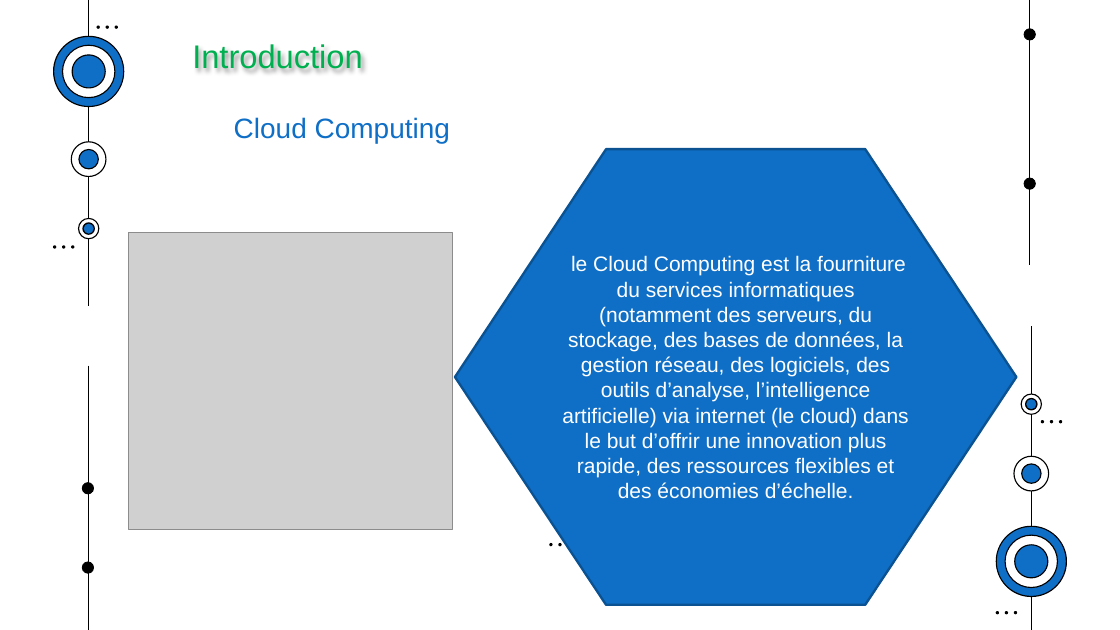
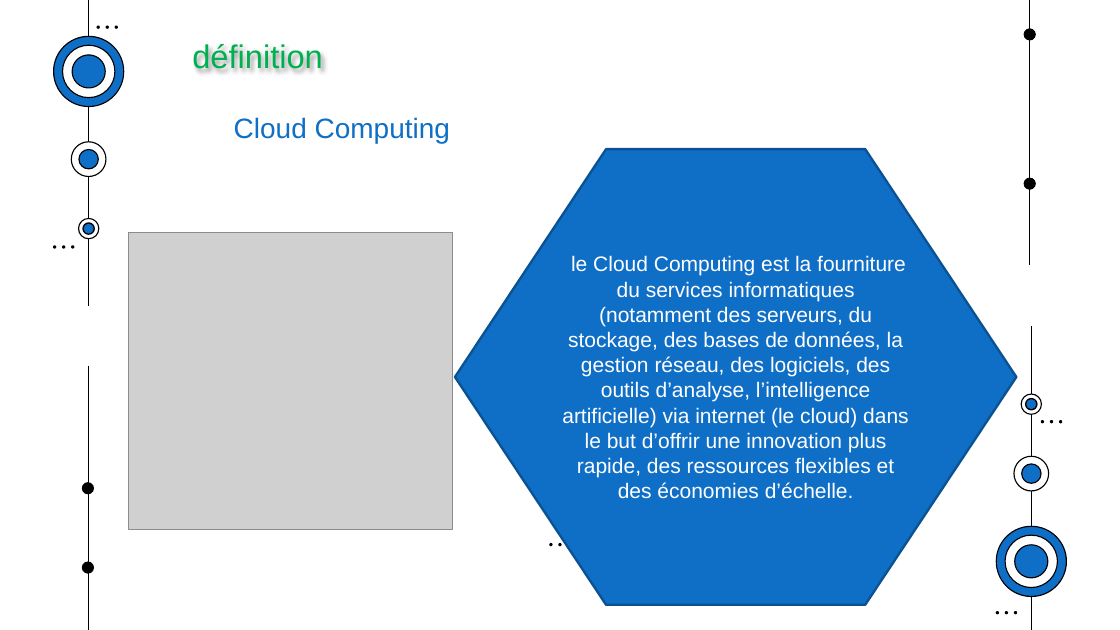
Before and after one commit to muhamedoufi/rapport-cloud, a slide deck: slide 10 of Presentation_cv.pptx (slide 5 before the commit). Drawn at 1120x630 pixels with LibreOffice and Linux fonts; fonts in the diff are those of the drawing; grey boxes stand for pictures. Boxes give left, top, right and bottom in pixels: in the first picture for what was removed or moved away, otherwise in the second. Text is boxed around its words. In the diff, an @@ line names an element or a change of style, - is before the commit and + after.

```diff
--- a/Presentation_cv.pptx
+++ b/Presentation_cv.pptx
@@ text at <box>192,44,323,69</box>: text changed @@
-Introduction
+définition
```
Also in this commit, not shown: 8 other slides changed, 9 slides added, 5 slides removed, 1 other file.
